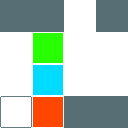
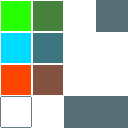
Comparing the layer stacks of the two w=128, h=128 images. Changes:
removed layer "Pasted Layer" over <box>0,0,64,32</box>
painted on "Background" over <box>1,1,63,127</box>
